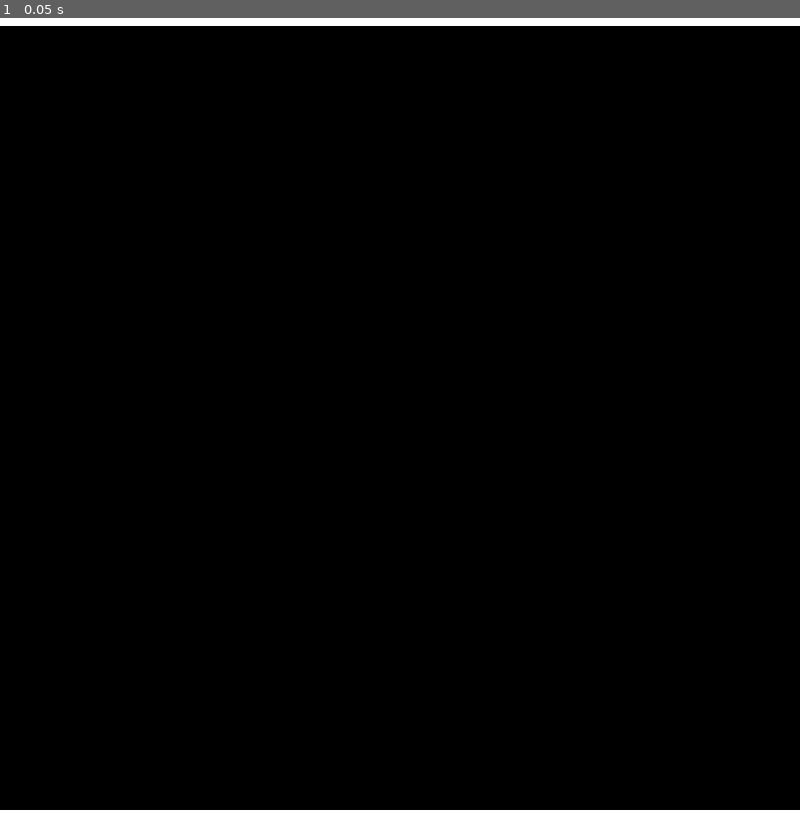
Above: before the commit, frame 1.
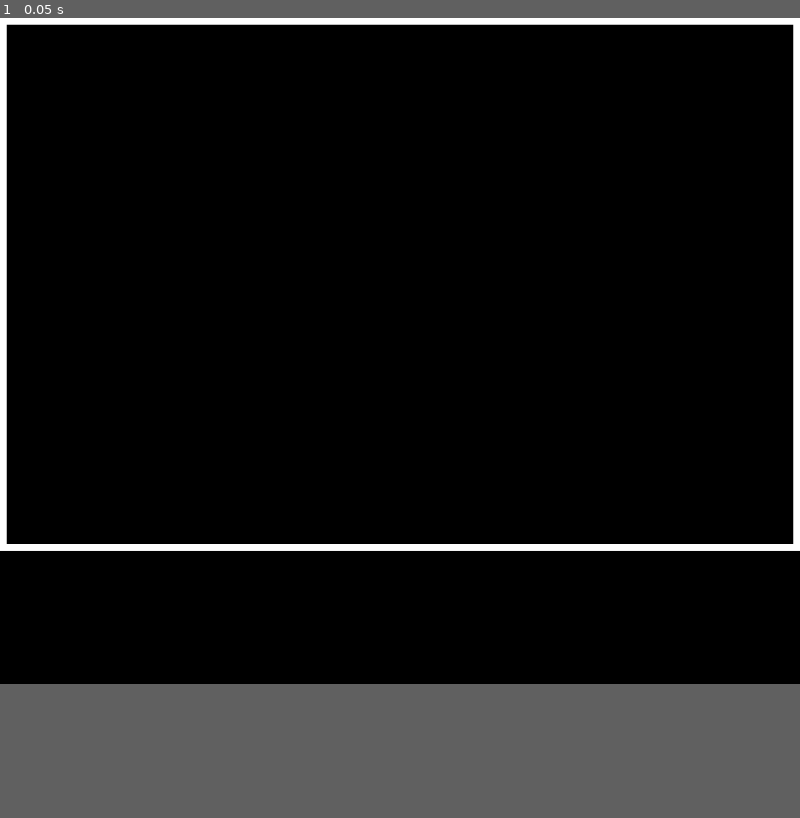
Above: after the commit, the same moment.

Repository: Christmas-Missionary/The-Last-Hexagon
Game: Godot game, scene res://src/main.tscn
Same seed, same stepped clock (60 frames per second), same inputs: the game is played once before the commit and once after it.
Inputs:
- Up to frame 1 (0.05 s): no input
In our replay, the window is 800x800 before the commit and 800x666 after it. These sizes can differ from the game's own. Grey fills any space a smaller window leaves; there, only what the larger window draws over its background counts as a difference.

The runs differ from the first frame. In frame 1, 3.3% of the frame differs, in the area x 0-100%, y 0-100%.

Commit message:
player movements + walls + clamping player

Diff:
--- a/project.godot
+++ b/project.godot
@@ -17,8 +17,9 @@
 
 [display]
 
-window/size/viewport_width=1000
+window/size/viewport_width=1200
 window/size/viewport_height=1000
+window/stretch/mode="viewport"
 
 [input]
 
--- /dev/null
+++ b/src/horizonal_wall_collision.tres
@@ -0,0 +1,4 @@
+[gd_resource type="RectangleShape2D" format=3 uid="uid://dp4vxi575ml5m"]
+
+[resource]
+size = Vector2(1200, 10)
--- a/src/main.tscn
+++ b/src/main.tscn
@@ -1,50 +1,89 @@
-[gd_scene load_steps=3 format=3 uid="uid://i5wqqb7rnubc"]
+[gd_scene load_steps=4 format=3 uid="uid://i5wqqb7rnubc"]
 
 [ext_resource type="Script" path="res://src/player.gd" id="1_ji48a"]
-
-[sub_resource type="RectangleShape2D" id="RectangleShape2D_841ij"]
-size = Vector2(1000, 10)
+[ext_resource type="Shape2D" uid="uid://dp4vxi575ml5m" path="res://src/horizonal_wall_collision.tres" id="2_mfngk"]
+[ext_resource type="Shape2D" uid="uid://d3bnq5u8foyj5" path="res://src/vertical_wall_collision.tres" id="3_ab31u"]
 
 [node name="Main" type="Node2D"]
 
 [node name="Player" type="CharacterBody2D" parent="."]
-position = Vector2(500, 850)
+position = Vector2(600, 700)
 script = ExtResource("1_ji48a")
 
 [node name="CollisionPolygon2D" type="CollisionPolygon2D" parent="Player"]
 polygon = PackedVector2Array(10, -17, -10, -17, -20, 0, -10, 17, 10, 17, 20, 0)
 
-[node name="Wall" type="Area2D" parent="."]
+[node name="UpWall" type="Area2D" parent="."]
 position = Vector2(500, 5)
 
-[node name="ColorRect" type="ColorRect" parent="Wall"]
+[node name="ColorRect" type="ColorRect" parent="UpWall"]
 anchors_preset = 15
 anchor_right = 1.0
 anchor_bottom = 1.0
 offset_left = -500.0
 offset_top = -5.0
-offset_right = 500.0
+offset_right = 700.0
 offset_bottom = 5.0
 grow_horizontal = 2
 grow_vertical = 2
+metadata/_edit_lock_ = true
 
-[node name="CollisionShape2D" type="CollisionShape2D" parent="Wall"]
-shape = SubResource("RectangleShape2D_841ij")
+[node name="CollisionShape2D" type="CollisionShape2D" parent="UpWall"]
+position = Vector2(100, 0)
+shape = ExtResource("2_mfngk")
 
-[node name="Wall2" type="Area2D" parent="."]
-position = Vector2(500, 995)
+[node name="DownWall" type="Area2D" parent="."]
+position = Vector2(600, 795)
 
-[node name="ColorRect" type="ColorRect" parent="Wall2"]
+[node name="ColorRect" type="ColorRect" parent="DownWall"]
 anchors_preset = 15
 anchor_right = 1.0
 anchor_bottom = 1.0
-offset_left = -500.0
+offset_left = -600.0
 offset_top = -5.0
-offset_right = 500.0
+offset_right = 600.0
 offset_bottom = 5.0
 grow_horizontal = 2
 grow_vertical = 2
 metadata/_edit_use_anchors_ = true
 
-[node name="CollisionShape2D" type="CollisionShape2D" parent="Wall2"]
-shape = SubResource("RectangleShape2D_841ij")
+[node name="CollisionShape2D" type="CollisionShape2D" parent="DownWall"]
+shape = ExtResource("2_mfngk")
+
+[node name="RightWall" type="Area2D" parent="."]
+position = Vector2(1195, 500)
+
+[node name="ColorRect" type="ColorRect" parent="RightWall"]
+anchors_preset = 15
+anchor_right = 1.0
+anchor_bottom = 1.0
+offset_left = -5.0
+offset_top = -500.0
+offset_right = 5.0
+offset_bottom = 300.0
+grow_horizontal = 2
+grow_vertical = 2
+metadata/_edit_use_anchors_ = true
+
+[node name="CollisionShape2D" type="CollisionShape2D" parent="RightWall"]
+position = Vector2(0, -100)
+shape = ExtResource("3_ab31u")
+metadata/_edit_lock_ = true
+
+[node name="LeftWall" type="Area2D" parent="."]
+position = Vector2(5, 400)
+
+[node name="ColorRect" type="ColorRect" parent="LeftWall"]
+anchors_preset = 15
+anchor_right = 1.0
+anchor_bottom = 1.0
+offset_left = -5.0
+offset_top = -400.0
+offset_right = 5.0
+offset_bottom = 400.0
+grow_horizontal = 2
+grow_vertical = 2
+metadata/_edit_use_anchors_ = true
+
+[node name="CollisionShape2D" type="CollisionShape2D" parent="LeftWall"]
+shape = ExtResource("3_ab31u")
--- a/src/player.gd
+++ b/src/player.gd
@@ -2,8 +2,16 @@
 
 const _SPEED: float = 300.0
 
+# ! WARNING DO NOT CHANGE THESE! WARNING !
+# 30.0 is wall offset, (1200, 800) is length of arena.
+const _UPLEFT_BOUND: Vector2 = Vector2.ONE * 30.0
+const _DOWNRIGHT_BOUND: Vector2 = Vector2(1200, 800) - _UPLEFT_BOUND
+
+
 func _physics_process(delta: float) -> void:
-
-	# unnormalized vector is fairer when every key press costs
+	# unnormalized vector is fairer when EVERY key press is costly
 	position.x += Input.get_axis(&"left", &"right") * _SPEED * delta
 	position.y += Input.get_axis(&"up", &"down") * _SPEED * delta
+
+	# stays in arena
+	position = position.clamp(_UPLEFT_BOUND, _DOWNRIGHT_BOUND)
--- /dev/null
+++ b/src/vertical_wall_collision.tres
@@ -0,0 +1,4 @@
+[gd_resource type="RectangleShape2D" format=3 uid="uid://d3bnq5u8foyj5"]
+
+[resource]
+size = Vector2(10, 800)
